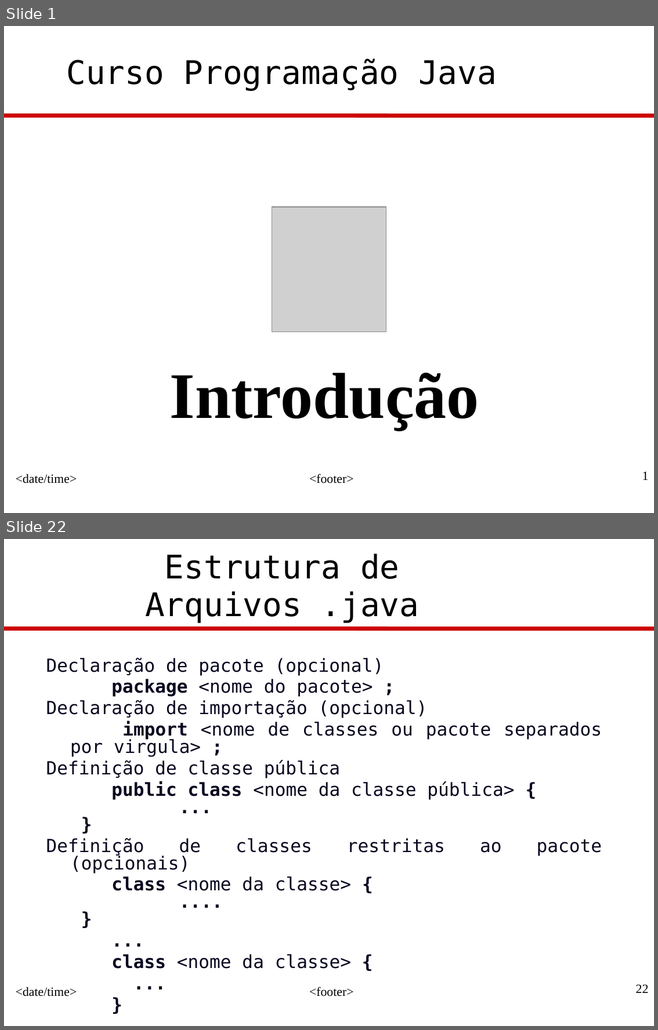
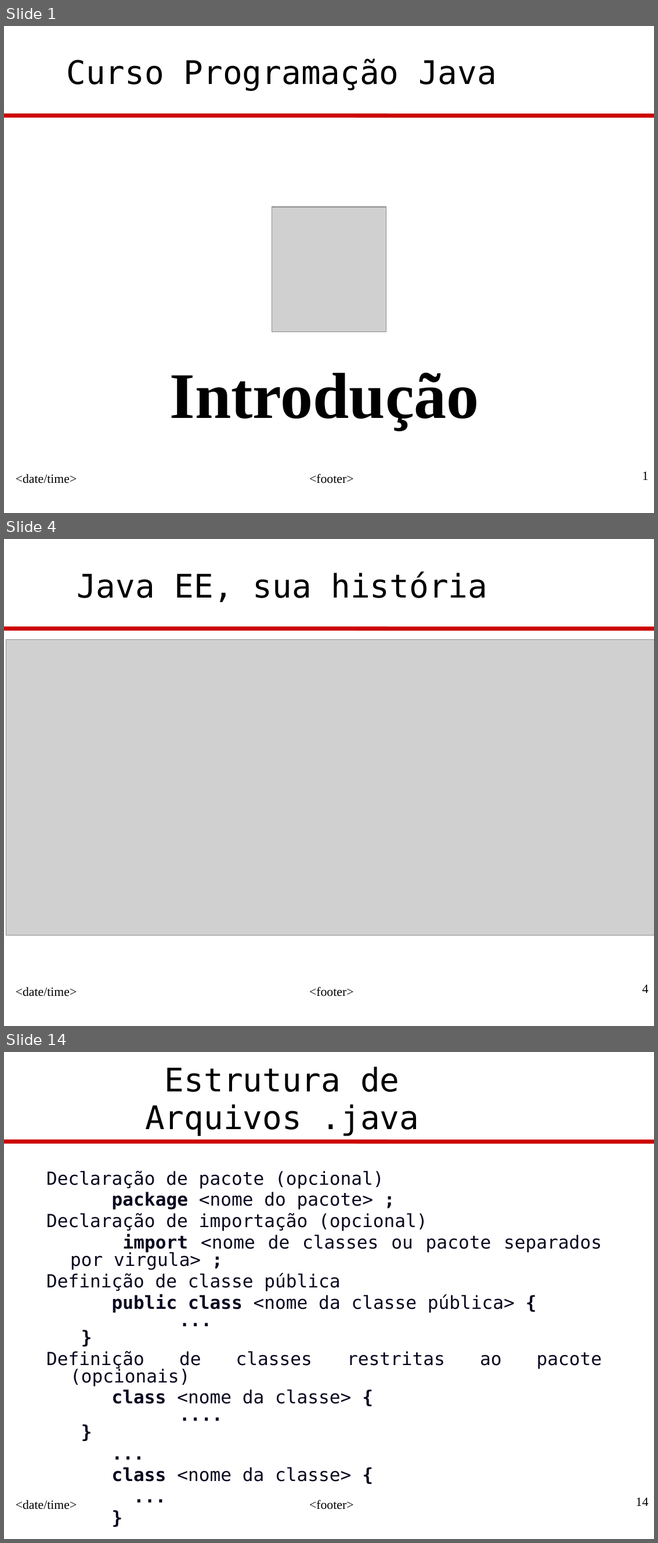
Before and after one commit to eaoliveira/DSJ-N1602, a slide deck: Professor/src/introducao/JavaProg-1-Introducao.ppt. Shown one above the other, each under a label of ours: slides 1 and 22 before the commit, slides 1, 4 and 14 after it; the slides between them are not shown. The pictures are 658x1030 and 658x1543 pixels, drawn with LibreOffice and Linux fonts; fonts in the diff are those of the drawing; grey boxes stand for pictures; background and template pictures are left out. Boxes give left, top, right and bottom in pixels: in the first picture for what was removed or moved away, otherwise in the second. Text is boxed around its words. In the diff, an @@ line names an element or a change of style, - is before the commit and + after.

```diff
--- a/Professor/src/introducao/JavaProg-1-Introducao.ppt
+++ b/Professor/src/introducao/JavaProg-1-Introducao.ppt
@@ slide 4 added at [4, 539, 654, 1026], background #FFFFFF; not listed: 4 template elements that a slide beside it also shows @@
@@ text added at [76, 571, 488, 602], 36 pt, text #000000 @@
+Java EE, sua história
@@ picture added at [6, 640, 654, 935] @@
@@ what was slide 22 is now slide 14 @@
@@ page number at [636, 1497, 648, 1506]: text changed @@
-22
+14
```
Also in this commit, not shown: 12 slides changed, 7 other slides added, 17 slides removed.
